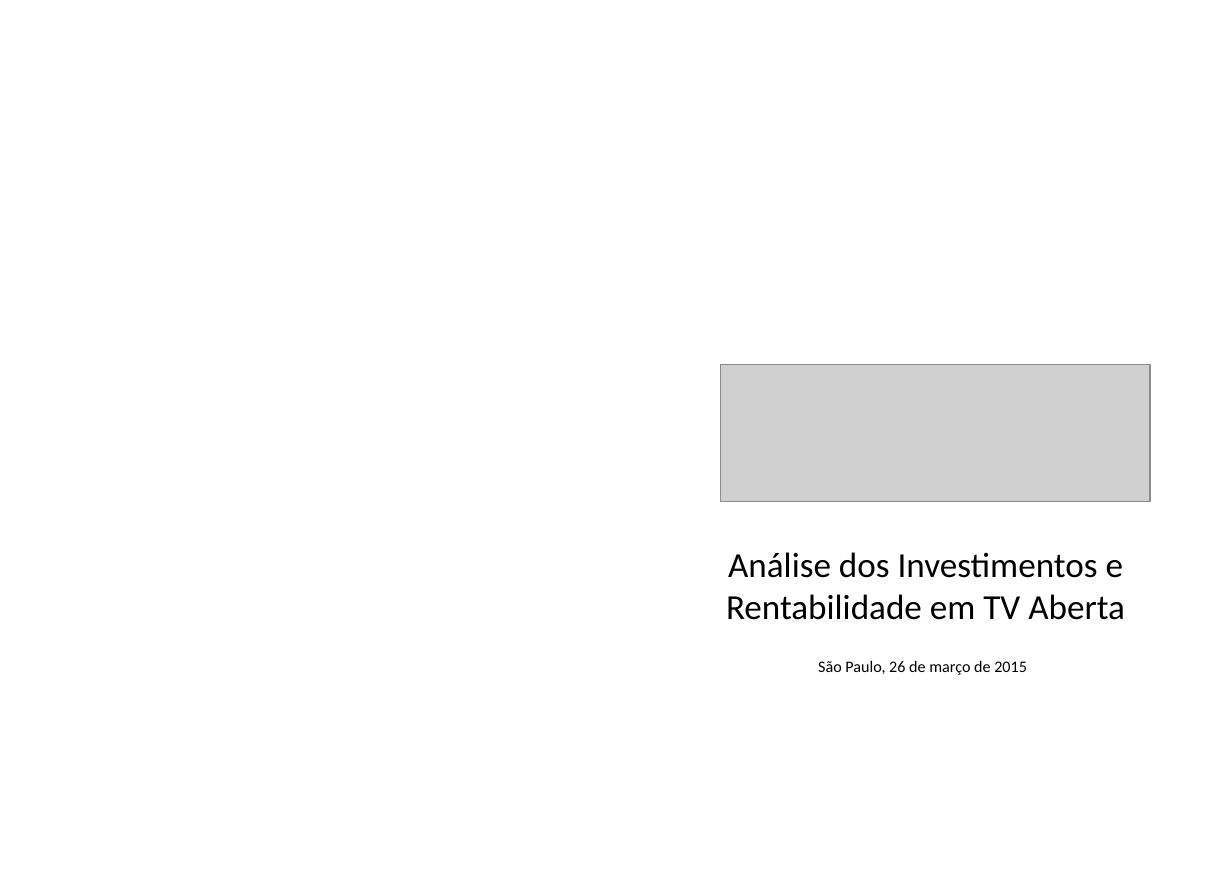
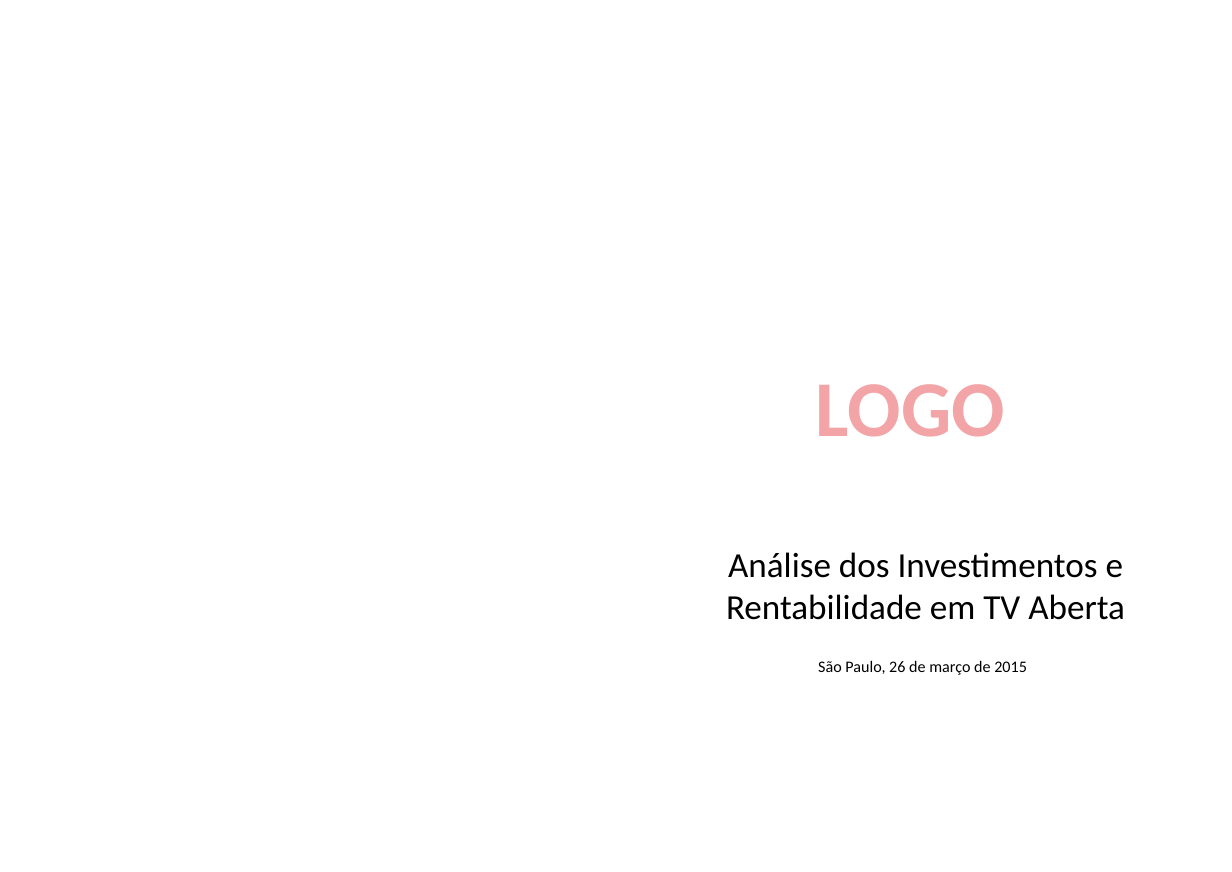
Before and after one commit to filiperp/b-im, a slide deck: slide 1 of html/estudo/docs/mondelez.pptx. Drawn at 1232x872 pixels with LibreOffice and Linux fonts; fonts in the diff are those of the drawing; grey boxes stand for pictures; background and template pictures are left out. Boxes give left, top, right and bottom in pixels: in the first picture for what was removed or moved away, otherwise in the second. Text is boxed around its words. In the diff, an @@ line names an element or a change of style, - is before the commit and + after.

```diff
--- a/html/estudo/docs/mondelez.pptx
+++ b/html/estudo/docs/mondelez.pptx
@@ picture removed at (x1=721, y1=365, x2=1150, y2=502) @@
@@ text added at (x1=816, y1=384, x2=1005, y2=437), 54 pt, text #F2A4A7, bold @@
+LOGO
```
Also in this commit, not shown: 6 other slides changed, 3 slides added, 2 slides removed, 11 other files.
